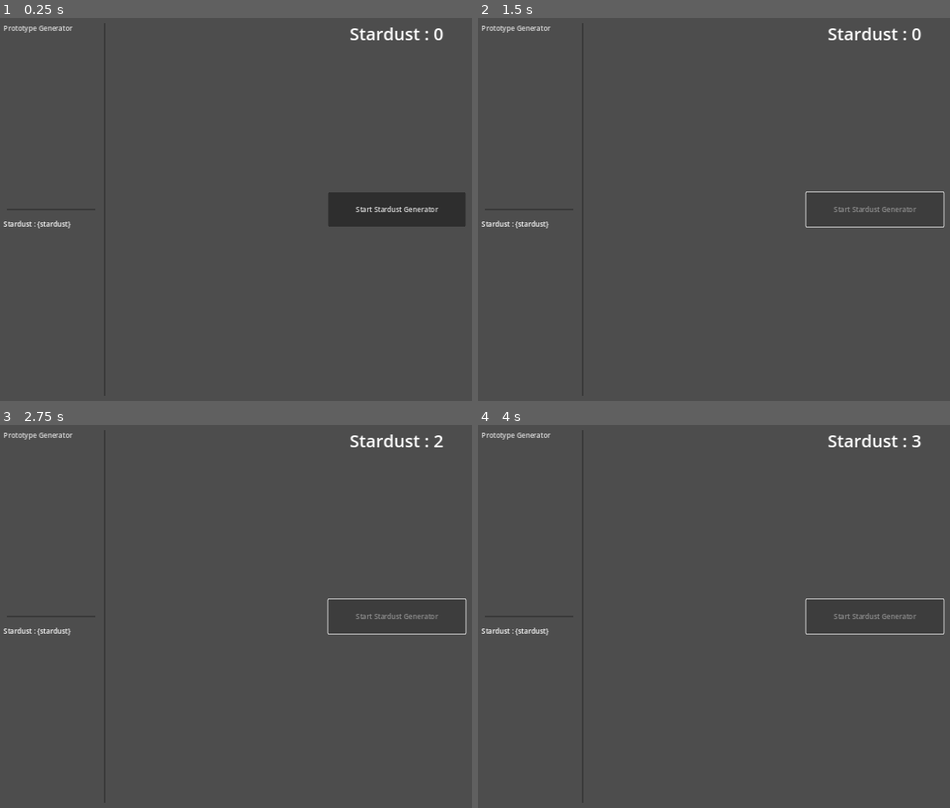
Above: before the commit, frames 1-4 (two rows, left to right).
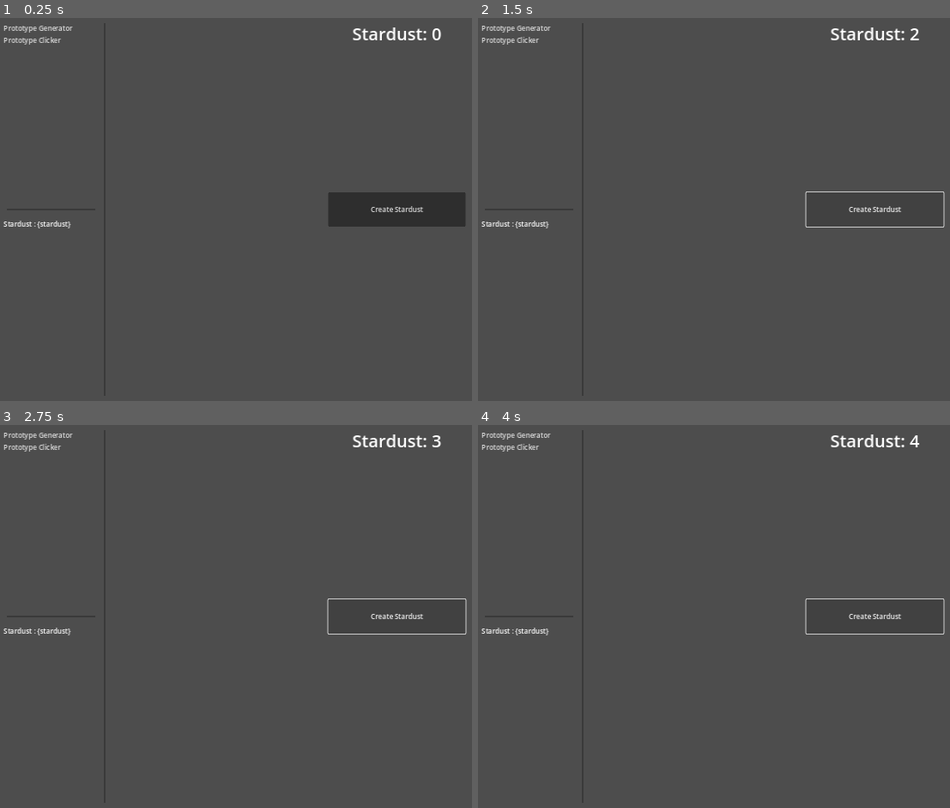
Above: after the commit, the same moments.

Repository: kodiitulip/ember-stone
Game: Godot game, scene res://Scenes/UserInterface/user_interface.tscn
The game is run twice, just before and just after one commit, with the same random seed, the same clock (stepped at 60 frames per second) and the same inputs. The project has no main scene, so this scene is started directly.
Inputs (mouse positions are in pixels of both pictures, inside the frame that each line leads up to):
- Up to frame 1 (0.25 s): no input
- Up to frame 2 (1.5 s): click "Start Stardust Generator" (after the commit: "Create Stardust") at 0.5 s; click (874, 209) at 1.25 s, where only the run after the commit has a clickable "Create Stardust"
- Up to frame 3 (2.75 s): click (396, 616) at 2 s, where only the run after the commit has a clickable "Create Stardust"
- Up to frame 4 (4 s): tap Enter at 3.5 s

The runs differ from the first frame. In frame 1, 0.7% of the frame differs, in the area x 0-94%, y 2-51%; in frame 2, 0.6%; in frame 3, 0.6%; in frame 4, 0.6%.

Commit message:
💻 Functional UI
💻:
 - Completely functional view changing script
 - New Parent class for the PrototypeViews

Diff:
--- a/Scenes/Prototypes/Clicker/prototype_clicker.gd
+++ b/Scenes/Prototypes/Clicker/prototype_clicker.gd
@@ -1,11 +1,12 @@
-extends Control
+extends PrototypeView
 class_name PrototypeClicker
 ## A clicker prototype to create stardust with every click
 
-## Reference to a [code]Label[/code] node displaying the amount of stardust
+## Reference to a [Label] node displaying the amount of stardust
 @onready var label: Label = $Label
 
-## Variable keeping track of the amount of stardust
+## Variable keeping track of the amount of stardust,
+## setter call [method ProtottypeClicker._update_label]
 @export var stardust: int = 0:
 	set(value):
 		stardust = value
@@ -18,10 +19,9 @@
 func _create_one_stardust() -> void:
 	stardust += 1
 
-## Triggered when the create stardust bttom is pressed
 func _on_button_pressed() -> void:
 	_create_one_stardust()
 
-## Function to update the [code]Label[/code] node, allso called by [code]stardust[/code]'s setter
+## Function to update the [Label] node
 func _update_label() -> void:
 	label.text = "Stardust: {value}".format({"value": stardust})
--- a/Scenes/Prototypes/Clicker/prototype_clicker.tscn
+++ b/Scenes/Prototypes/Clicker/prototype_clicker.tscn
@@ -13,6 +13,7 @@
 grow_horizontal = 2
 grow_vertical = 2
 script = ExtResource("1_5153p")
+view = 1
 
 [node name="Label" type="Label" parent="."]
 custom_minimum_size = Vector2(0, 80)
--- a/Scenes/Prototypes/Generator/prototype_generator.gd
+++ b/Scenes/Prototypes/Generator/prototype_generator.gd
@@ -1,15 +1,16 @@
-extends Control
+extends PrototypeView
 class_name PrototypeGenerator
 ## Passive generator prototype, creating 1 stardust every second
 
-## Reference to the Button node
+## Reference to the [Button] node
 @onready var button: Button = $Button
-## Reference to the Label node
+## Reference to the [Label] node
 @onready var label: Label = $Label
-## reference to the Timer node
+## reference to the [Timer] node
 @onready var timer: Timer = $Timer
 
-## Variable keeping track of the stardust amount
+## Variable keeping track of the stardust amount,
+## setter calls [method PrototypeGenerator._update_label]
 var stardust: int = 0:
 	set(value):
 		stardust = value
@@ -19,7 +20,7 @@
 func _ready() -> void:
 	_update_label()
 
-## Method to update the label text
+## Method to update the [member Label.text]
 func _update_label() -> void:
 	label.text = "Stardust : {value}".format({"value": stardust})
 
--- /dev/null
+++ b/Scenes/Prototypes/prototype_view.gd
@@ -0,0 +1,6 @@
+extends Control
+class_name PrototypeView
+## Parent class for the PrototypeViews
+
+## Reference of this view type
+@export var view: UserInterface.Views
--- /dev/null
+++ b/Scenes/UserInterface/user_interface.gd
@@ -0,0 +1,38 @@
+extends Control
+class_name UserInterface
+## User Interface Manager
+
+enum Views { ## Enum of view Types
+	PROTOTYPE_GENERATOR, ## The passive generator prototype
+	PROTOTYPE_CLICKER, ## The clicker prototype
+}
+
+## Reference of the main view o the GUI
+@onready var main_view: Control = %MainView
+## Variable that dictates wich view the interface will start on
+@export var initial_view: Views = Views.PROTOTYPE_CLICKER
+
+## Array of [PrototypeView]s as child of the [member UserInterface.main_view]
+var view_interfaces: Array[PrototypeView] = []
+
+
+func _ready() -> void:
+	for child: Node in main_view.get_children():
+		if not child is PrototypeView:
+			continue
+		view_interfaces.append(child)
+	_chanage_navigation_view(initial_view)
+
+## Helper method to change the views on [member UserInterface.view_interfaces],
+## takes a [param requested_view] as a parameter
+func _chanage_navigation_view(requested_view: Views) -> void:
+	for view: PrototypeView in view_interfaces:
+		view.visible = view.view == requested_view
+
+
+func _on_generator_link_pressed() -> void:
+	_chanage_navigation_view(Views.PROTOTYPE_GENERATOR)
+
+
+func _on_clicker_link_pressed() -> void:
+	_chanage_navigation_view(Views.PROTOTYPE_CLICKER)
--- a/Scenes/UserInterface/user_interface.tscn
+++ b/Scenes/UserInterface/user_interface.tscn
@@ -1,6 +1,8 @@
-[gd_scene load_steps=4 format=3 uid="uid://d1nwu8ohayk31"]
+[gd_scene load_steps=6 format=3 uid="uid://d1nwu8ohayk31"]
 
+[ext_resource type="Script" path="res://Scenes/UserInterface/user_interface.gd" id="1_3slmp"]
 [ext_resource type="PackedScene" uid="uid://dnxk5cdm60pu2" path="res://Scenes/Prototypes/Generator/prototype_generator.tscn" id="1_n5ewq"]
+[ext_resource type="PackedScene" uid="uid://bo6r8pskhywbg" path="res://Scenes/Prototypes/Clicker/prototype_clicker.tscn" id="3_0ibp0"]
 
 [sub_resource type="StyleBoxLine" id="StyleBoxLine_041fl"]
 color = Color(0.227451, 0.227451, 0.227451, 1)
@@ -22,6 +24,7 @@
 anchor_bottom = 1.0
 grow_horizontal = 2
 grow_vertical = 2
+script = ExtResource("1_3slmp")
 
 [node name="HBoxContainer" type="HBoxContainer" parent="."]
 layout_mode = 1
@@ -61,9 +64,14 @@
 [node name="VBoxContainer" type="VBoxContainer" parent="HBoxContainer/LeftPanel/VBoxContainer/Navigator/MarginContainer"]
 layout_mode = 2
 
-[node name="LinkButton" type="LinkButton" parent="HBoxContainer/LeftPanel/VBoxContainer/Navigator/MarginContainer/VBoxContainer"]
+[node name="Generator" type="LinkButton" parent="HBoxContainer/LeftPanel/VBoxContainer/Navigator/MarginContainer/VBoxContainer"]
 layout_mode = 2
 text = "Prototype Generator"
+underline = 1
+
+[node name="Clicker" type="LinkButton" parent="HBoxContainer/LeftPanel/VBoxContainer/Navigator/MarginContainer/VBoxContainer"]
+layout_mode = 2
+text = "Prototype Clicker"
 underline = 1
 
 [node name="HSeparator" type="HSeparator" parent="HBoxContainer/LeftPanel/VBoxContainer"]
@@ -97,9 +105,17 @@
 theme_override_styles/separator = SubResource("StyleBoxLine_746lm")
 
 [node name="MainView" type="Control" parent="HBoxContainer"]
+unique_name_in_owner = true
 layout_mode = 2
 size_flags_horizontal = 3
 size_flags_stretch_ratio = 5.65
 
 [node name="PrototypeGenerator" parent="HBoxContainer/MainView" instance=ExtResource("1_n5ewq")]
 layout_mode = 1
+
+[node name="PrototypeClicker" parent="HBoxContainer/MainView" instance=ExtResource("3_0ibp0")]
+visible = false
+layout_mode = 1
+
+[connection signal="pressed" from="HBoxContainer/LeftPanel/VBoxContainer/Navigator/MarginContainer/VBoxContainer/Generator" to="." method="_on_generator_link_pressed"]
+[connection signal="pressed" from="HBoxContainer/LeftPanel/VBoxContainer/Navigator/MarginContainer/VBoxContainer/Clicker" to="." method="_on_clicker_link_pressed"]
